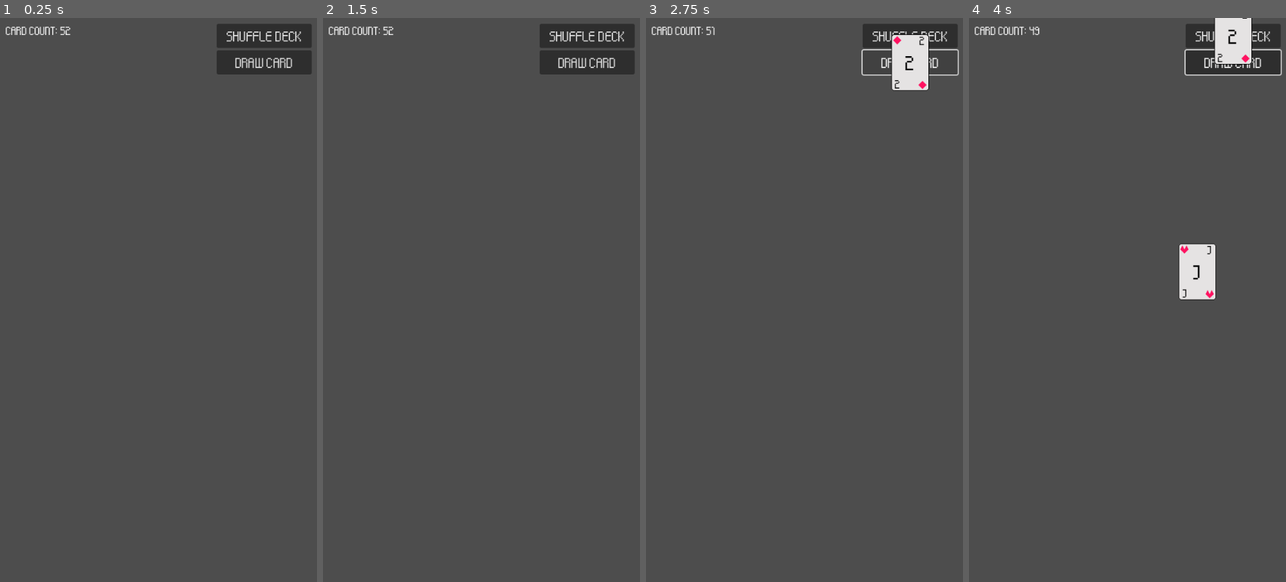
Above: before the commit, frames 1-4 (left to right).
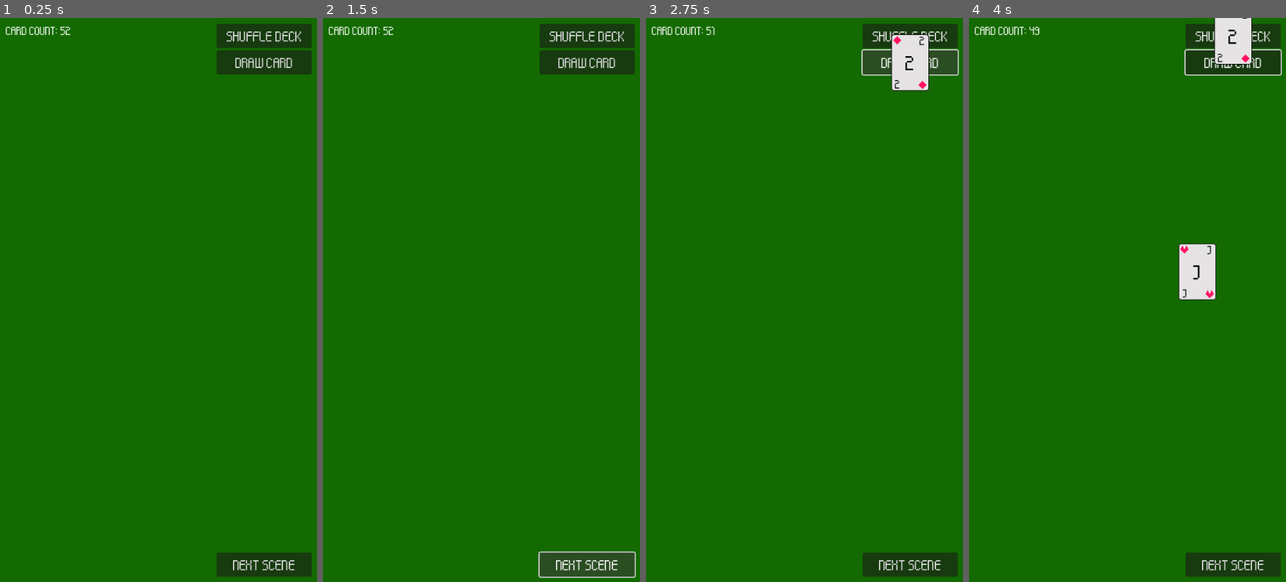
Above: after the commit, the same moments.

Repository: ColinStuartDevelopment/DeveloperClub-LearningProject2024
Game: Godot game, scene res://Scenes/CardWorld/card_world.tscn
Same seed, same stepped clock (60 frames per second), same inputs: the game is played once before the commit and once after it. This scene is started directly instead of the project's main scene.
Inputs (mouse positions are in pixels of both pictures, inside the frame that each line leads up to):
- Up to frame 1 (0.25 s): no input
- Up to frame 2 (1.5 s): click (586, 565) at 0.5 s, where only the run after the commit has a clickable "Next Scene"; click (586, 565) at 1.25 s, where only the run after the commit has a clickable "Next Scene"
- Up to frame 3 (2.75 s): click "Draw Card" at 2 s
- Up to frame 4 (4 s): click "Shuffle Deck" at 2.75 s; tap Enter (ui_accept) at 3.5, 3.77 s; move the mouse to (1197, 271) at 3.52 s; press the mouse at (1197, 271) at 3.53 s; hold D (right) from 3.53 s (still down)

The runs differ from the first frame. In frame 1, 100% of the frame differs, in the area x 0-100%, y 0-100%; in frame 2, 100%; in frame 3, 98%; in frame 4, 97%.

Commit message:
working cards

Diff:
--- a/Scenes/CardWorld/card_world.tscn
+++ b/Scenes/CardWorld/card_world.tscn
@@ -5,6 +5,13 @@
 
 [node name="card_world" type="Node2D"]
 script = ExtResource("1_6e5j2")
+
+[node name="GreenBackground" type="ColorRect" parent="."]
+offset_left = -6.0
+offset_top = -8.0
+offset_right = 548.0
+offset_bottom = 963.0
+color = Color(0.0745098, 0.415686, 0, 1)
 
 [node name="Control" type="Control" parent="."]
 layout_mode = 3
@@ -34,6 +41,17 @@
 theme_override_font_sizes/font_size = 30
 text = "Shuffle Deck"
 
+[node name="NextSceneButton" type="Button" parent="Control"]
+texture_filter = 3
+layout_mode = 0
+offset_left = 369.0
+offset_top = 910.0
+offset_right = 531.0
+offset_bottom = 951.0
+theme = ExtResource("2_wlgae")
+theme_override_font_sizes/font_size = 30
+text = "Next Scene"
+
 [node name="CardCountLabel" type="Label" parent="Control"]
 texture_filter = 3
 layout_mode = 0
@@ -56,3 +74,4 @@
 
 [connection signal="pressed" from="Control/DrawCardButton" to="." method="_on_draw_card_button_pressed"]
 [connection signal="pressed" from="Control/ShuffleDeckButton" to="." method="_on_shuffle_deck_button_pressed"]
+[connection signal="pressed" from="Control/NextSceneButton" to="." method="_on_next_scene_button_pressed"]
--- a/Scripts/CardWorld/card_world.gd
+++ b/Scripts/CardWorld/card_world.gd
@@ -63,3 +63,9 @@
 	var card_in_game = CARD.instantiate()
 	add_child(card_in_game)
 	card_in_game.position = get_global_mouse_position()
+
+
+
+
+func _on_next_scene_button_pressed():
+	pass # Replace with function body.
